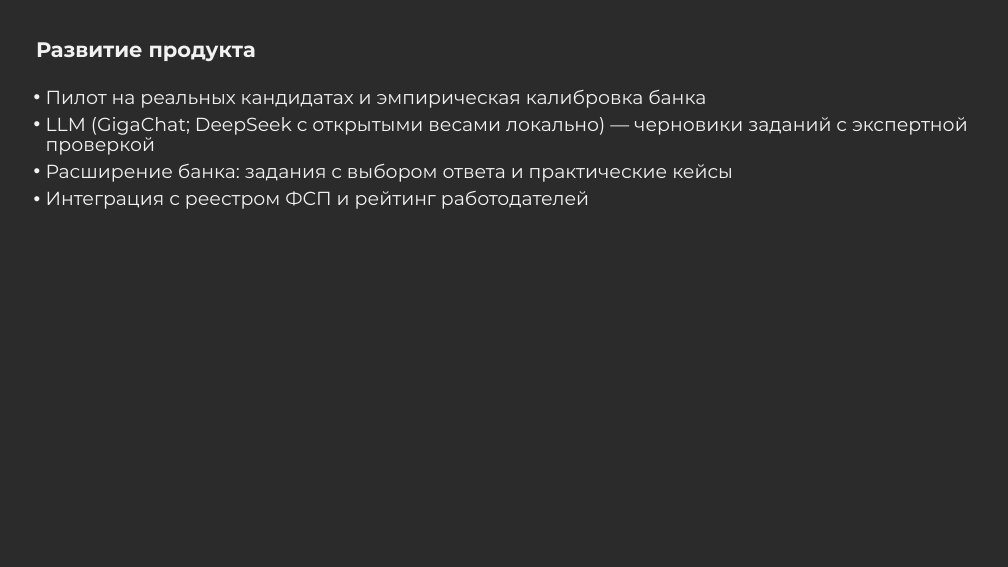
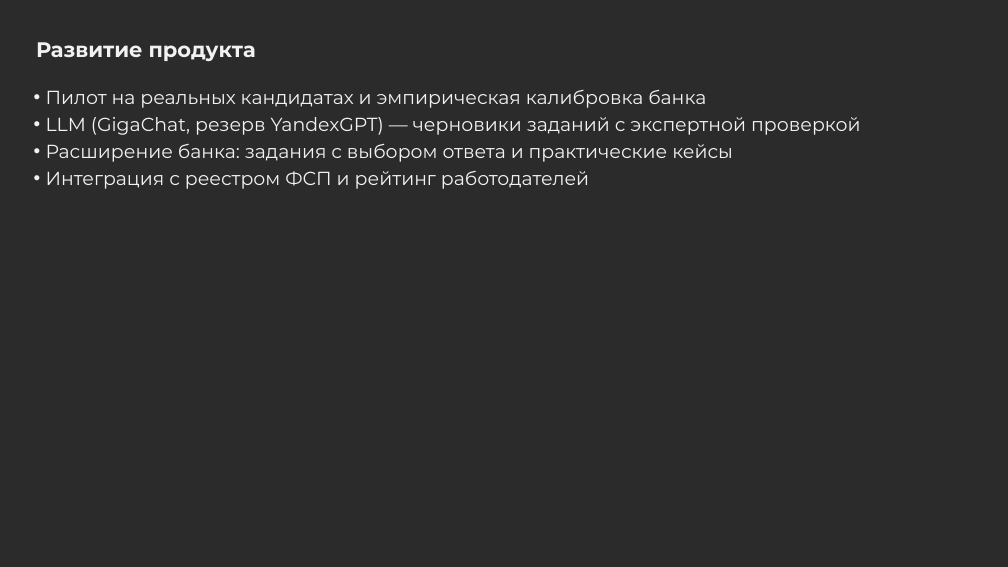
Before and after one commit to Egor2809/fsp-scout, a slide deck: slide 9 of docs/scout-presentation.pptx. Drawn at 1008x567 pixels with LibreOffice and Linux fonts; fonts in the diff are those of the drawing; background and template pictures are left out; a plain dark background stands for a picture behind light text. Boxes give left, top, right and bottom in pixels: in the first picture for what was removed or moved away, otherwise in the second. Text is boxed around its words. In the diff, an @@ line names an element or a change of style, - is before the commit and + after.

Commit message:
LLM: только российские модели, GigaChat и YandexGPT

```diff
--- a/docs/scout-presentation.pptx
+++ b/docs/scout-presentation.pptx
@@ text at (x1=46, y1=117, x2=860, y2=135): text changed @@
-• LLM (GigaChat; DeepSeek с открытыми весами локально) — черновики заданий с экспертной проверкой
+• LLM (GigaChat, резерв YandexGPT) — черновики заданий с экспертной проверкой
```
Also in this commit, not shown: 2 other files.
